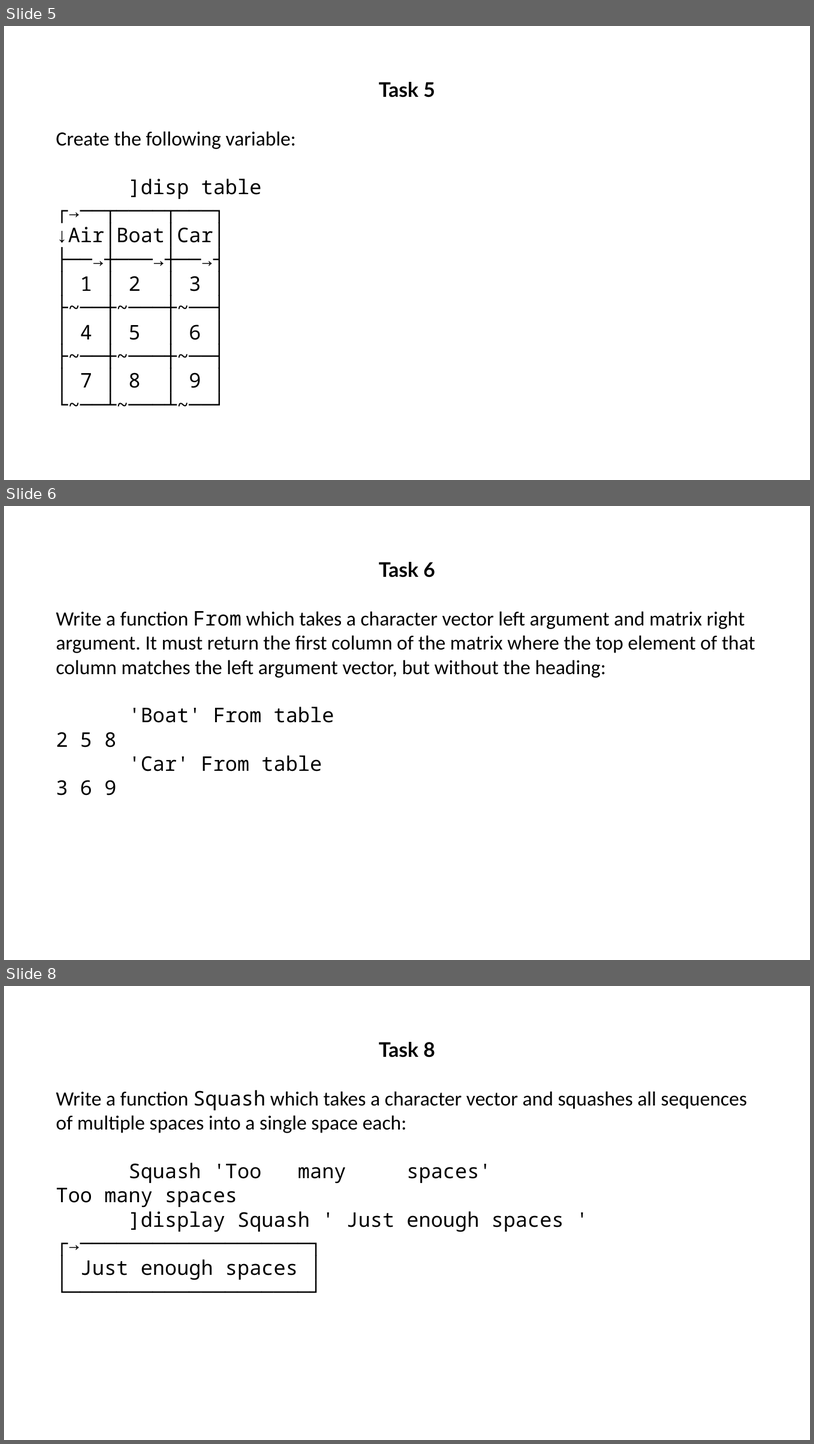
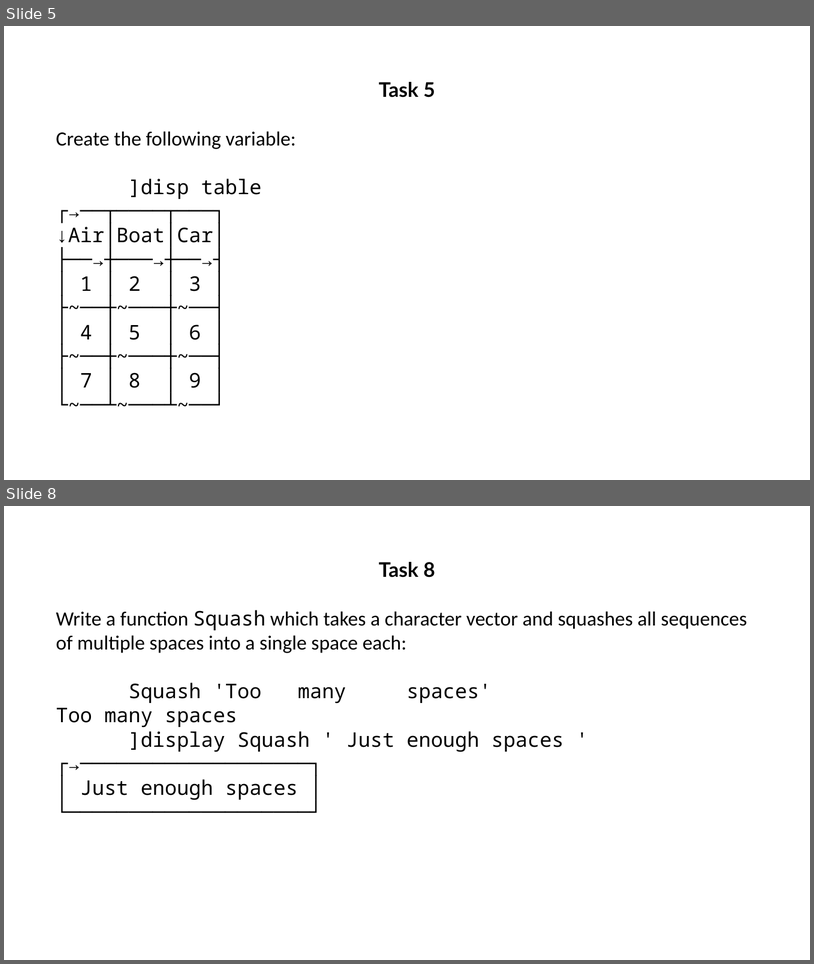
Before and after one commit to abrudz/tasks, a slide deck: tasks7.pptx. Shown one above the other, each under a label of ours: slides 5, 6 and 8 before the commit, slides 5 and 8 after it; the slides between them are not shown. The pictures are 814x1444 and 814x964 pixels, drawn with LibreOffice and Linux fonts; fonts in the diff are those of the drawing. Boxes give left, top, right and bottom in pixels: in the first picture for what was removed or moved away, otherwise in the second. Text is boxed around its words. In the diff, an @@ line names an element or a change of style, - is before the commit and + after.

```diff
--- a/tasks7.pptx
+++ b/tasks7.pptx
@@ slide 6 removed at (4, 506, 810, 960), background #FFFFFF @@
@@ text removed at (56, 562, 756, 771) @@
-Task 6
-Write a function From which takes a character vector left argument and matrix right argument. It must return the first column of the matrix where the top element of that column matches the left argument vector, but without the heading:
-'Boat' From table
-2 5 8
-'Car' From table
-3 6 9
```
Also in this commit, not shown: 1 slide changed, 2 slides added, 1 other slide removed, 1 other file.
